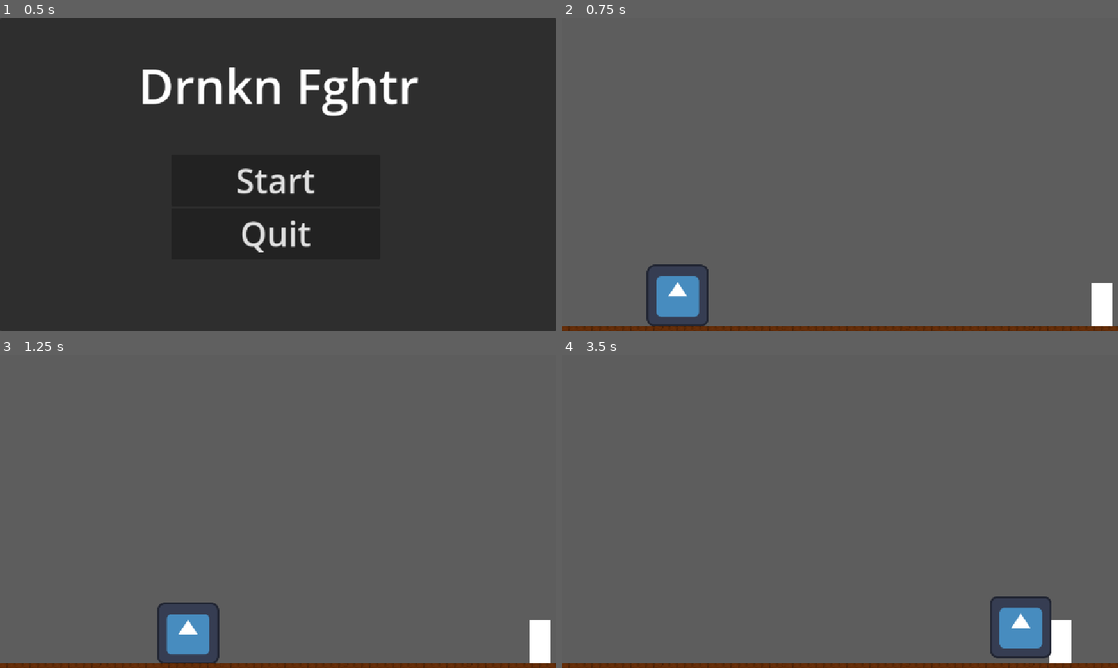
Above: before the commit, frames 1-4 (two rows, left to right).
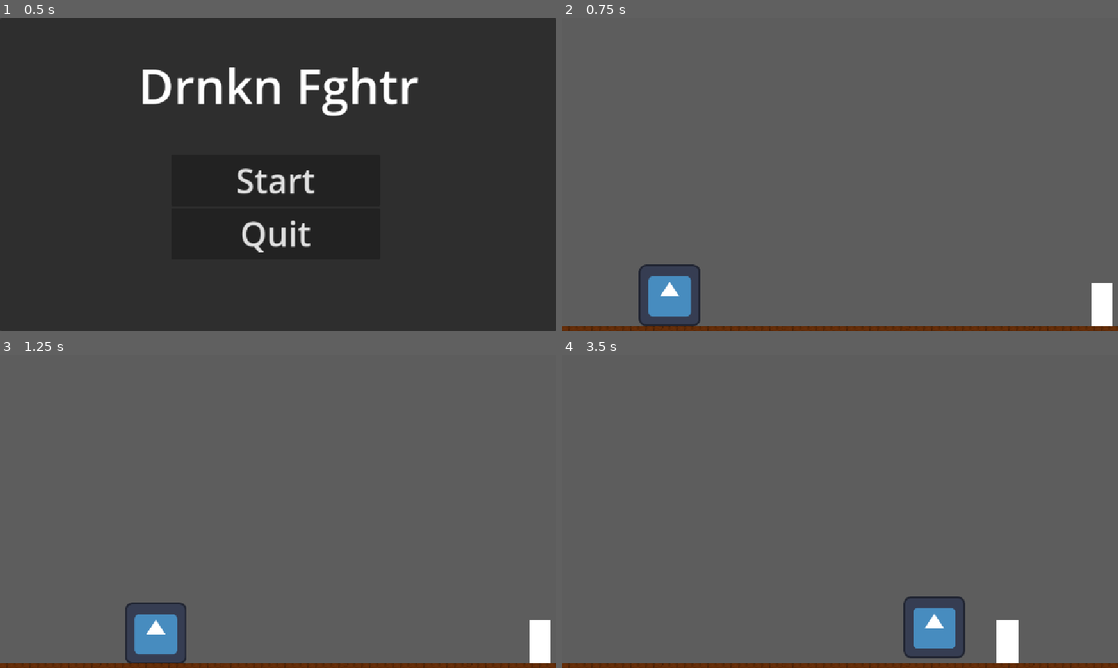
Above: after the commit, the same moments.

Repository: qzjo/Drnkn-Fghtr
Game: Godot game, scene res://start_screen.tscn
The game is run twice, just before and just after one commit, with the same random seed, the same clock (stepped at 60 frames per second) and the same inputs. The engine's default icon, where the game draws it, is replaced by a stand-in: a white triangle on a blue panel in a dark square.
Inputs:
- Up to frame 1 (0.5 s): no input
- Up to frame 2 (0.75 s): click "Start" at 0.5 s
- Up to frame 3 (1.25 s): no input
- Up to frame 4 (3.5 s): hold D (move_right) 1.28-2.78 s; tap S (crouch) at 1.35, 2.3, 2.85 s; tap W (jump) at 1.52, 1.55, 1.82, 2.1, 2.27, 2.57, 3.05 s; hold A (move_left) from 2.78 s (still down)

Frame 1 is identical in both runs. In frame 2, 1.2% of the frame differs, in the area x 13-27%, y 78-99%; in frame 3, 2.8%; in frame 4, 4.9%, in the area x 61-92%, y 77-99%.

Commit message:
knockback for player and mob

Diff:
--- a/drnkn-fghtr/mainCharacter.tscn
+++ b/drnkn-fghtr/mainCharacter.tscn
@@ -17,9 +17,10 @@
 scale = Vector2(1, 2)
 texture = ExtResource("1_jj3j1")
 
-[node name="Area2D" type="Area2D" parent="."]
+[node name="Hitbox" type="Area2D" parent="."]
+unique_name_in_owner = true
 
-[node name="CollisionShape2D" type="CollisionShape2D" parent="Area2D"]
+[node name="CollisionShape2D" type="CollisionShape2D" parent="Hitbox"]
 light_mask = 0
 visibility_layer = 2
 position = Vector2(4.76837e-07, -2)
--- a/drnkn-fghtr/main_character.gd
+++ b/drnkn-fghtr/main_character.gd
@@ -1,32 +1,61 @@
-extends CharacterBody2D
+class_name Player extends CharacterBody2D
 
-
+@onready var hitbox: Area2D = %Hitbox
 const SPEED = 300.0
 const JUMP_VELOCITY = -400.0
+@onready var knockbackPower: int = 200
 
+enum State { NORMAL, KNOCKBACK }
+var current_state: int = State.NORMAL
+var knockback_timer: float = 0.0  # Timer for knockback duration
+
+func _ready() -> void:
+	hitbox.body_entered.connect(func (body: Node) -> void:
+		if body is Mob:
+			knockback(body.position)
+	)
 
 func _physics_process(delta: float) -> void:
-	# Add the gravity.
+	# Apply gravity
 	if not is_on_floor():
 		velocity += get_gravity() * delta
 
+	match current_state:
+		State.NORMAL:
+			handle_movement()
+		State.KNOCKBACK:
+			apply_knockback(delta)
 
+	move_and_slide()
 
-	# Handle jump.
+func handle_movement():
+	"""Handles normal movement and jumping."""
+	# Handle jump
 	if Input.is_action_just_pressed("jump") and is_on_floor():
 		velocity.y = JUMP_VELOCITY
 
-	# Crouch
-	if Input.is_action_just_pressed("crouch"):
-		pass # insert crouch sprite sheet
-
-
-	# Get the input direction and handle the movement/deceleration.
-	# As good practice, you should replace UI actions with custom gameplay actions.
+	# Get the input direction
 	var direction := Input.get_axis("move_left", "move_right")
 	if direction:
 		velocity.x = direction * SPEED
 	else:
 		velocity.x = move_toward(velocity.x, 0, SPEED)
 
-	move_and_slide()
+func knockback(mob_position: Vector2):
+	"""Applies knockback away from the enemy."""
+	if velocity.x == 0:  # Only knockback if standing still
+		var knockbackDirection = (position - mob_position).normalized() * knockbackPower
+		velocity = knockbackDirection
+		current_state = State.KNOCKBACK
+		knockback_timer = 0.3  # Knockback lasts for 0.3 seconds
+
+func apply_knockback(delta: float):
+	"""Handles knockback duration and gravity application."""
+	knockback_timer -= delta
+
+	# Apply gravity while in knockback
+	if not is_on_floor():
+		velocity += get_gravity() * delta
+
+	if knockback_timer <= 0:
+		current_state = State.NORMAL  # Return to normal movement
--- a/drnkn-fghtr/mob.gd
+++ b/drnkn-fghtr/mob.gd
@@ -1,20 +1,54 @@
-extends CharacterBody2D
+class_name Mob extends CharacterBody2D
 
 @onready var target = $"../Character"
 
-const speed = 300.0
+const speed = 200.0
+@onready var hitbox: Area2D = $Hitbox
+@onready var knockbackPower: int = 500
 
+enum State { CHASING, KNOCKBACK }
+var current_state: int = State.CHASING  # Start in chasing mode
+var knockback_timer: float = 0.0  # Timer for knockback duration
+
+func _ready() -> void:
+	hitbox.body_entered.connect(func (body: Node) -> void:
+		if body is Player:
+			knockback()
+	)
 
 func _physics_process(delta: float) -> void:
-
 	if not is_on_floor():
 		velocity += get_gravity() * delta
 
+	match current_state:
+		State.CHASING:
+			chase_player()
+		State.KNOCKBACK:
+			apply_knockback(delta)
 
+	move_and_slide()
 
-
+func chase_player():
+	"""Moves the mob towards the player."""
 	var direction = (target.position - position).normalized()
 	velocity = direction * speed
 
+func knockback():
+	"""Applies knockback in the direction away from the player."""
+	var knockbackDirection = (position - target.position).normalized() * knockbackPower
+	velocity = knockbackDirection
+	move_and_slide()
 
-	move_and_slide()
+	current_state = State.KNOCKBACK
+	knockback_timer = 0.3
+
+func apply_knockback(delta: float):
+	"""Handles knockback physics while allowing gravity to affect the mob."""
+	knockback_timer -= delta
+
+	# Apply gravity while in knockback state
+	if not is_on_floor():
+		velocity += get_gravity() * delta  # Ensures mob falls normally
+
+	if knockback_timer <= 0:
+		current_state = State.CHASING  # Return to chasing mode
--- a/drnkn-fghtr/mob.tscn
+++ b/drnkn-fghtr/mob.tscn
@@ -15,9 +15,9 @@
 [node name="Sprite2D" type="Sprite2D" parent="."]
 texture = ExtResource("2_2owdf")
 
-[node name="Area2D" type="Area2D" parent="."]
+[node name="Hitbox" type="Area2D" parent="."]
 
-[node name="CollisionShape2D" type="CollisionShape2D" parent="Area2D"]
+[node name="CollisionShape2D" type="CollisionShape2D" parent="Hitbox"]
 light_mask = 0
 visibility_layer = 2
 position = Vector2(0, -0.5)
@@ -27,4 +27,4 @@
 position = Vector2(-0.5, 0)
 shape = SubResource("RectangleShape2D_tm3eq")
 
-[connection signal="body_entered" from="Area2D" to="." method="_on_area_2d_body_entered"]
+[connection signal="body_entered" from="Hitbox" to="." method="_on_area_2d_body_entered"]
--- a/drnkn-fghtr/project.godot
+++ b/drnkn-fghtr/project.godot
@@ -12,7 +12,7 @@
 
 config/name="Drnkn-Fghtr"
 run/main_scene="res://start_screen.tscn"
-config/features=PackedStringArray("4.3", "Forward Plus")
+config/features=PackedStringArray("4.4", "Forward Plus")
 config/icon="res://icon.svg"
 
 [display]
Not shown, added: drnkn-fghtr/Assets/CharacterMoveSet.gd.uid
Not shown, added: drnkn-fghtr/Assets/GeneralInputHandler.gd.uid
Not shown, added: drnkn-fghtr/Assets/RyuInputHandler.gd.uid
Not shown, added: drnkn-fghtr/game.gd.uid
Not shown: 1 places in drnkn-fghtr/mainCharacter.tscn that only renumber resources
Not shown, added: drnkn-fghtr/main_character.gd.uid
Not shown, added: drnkn-fghtr/mob.gd.uid
Not shown: 1 places in drnkn-fghtr/mob.tscn that only renumber resources
Not shown, added: drnkn-fghtr/pause_screen.gd.uid
Not shown, added: drnkn-fghtr/perspective.gdshader.uid
Not shown, added: drnkn-fghtr/start_screen.gd.uid
Not shown: 1 places in drnkn-fghtr/start_screen.tscn that only renumber resources
